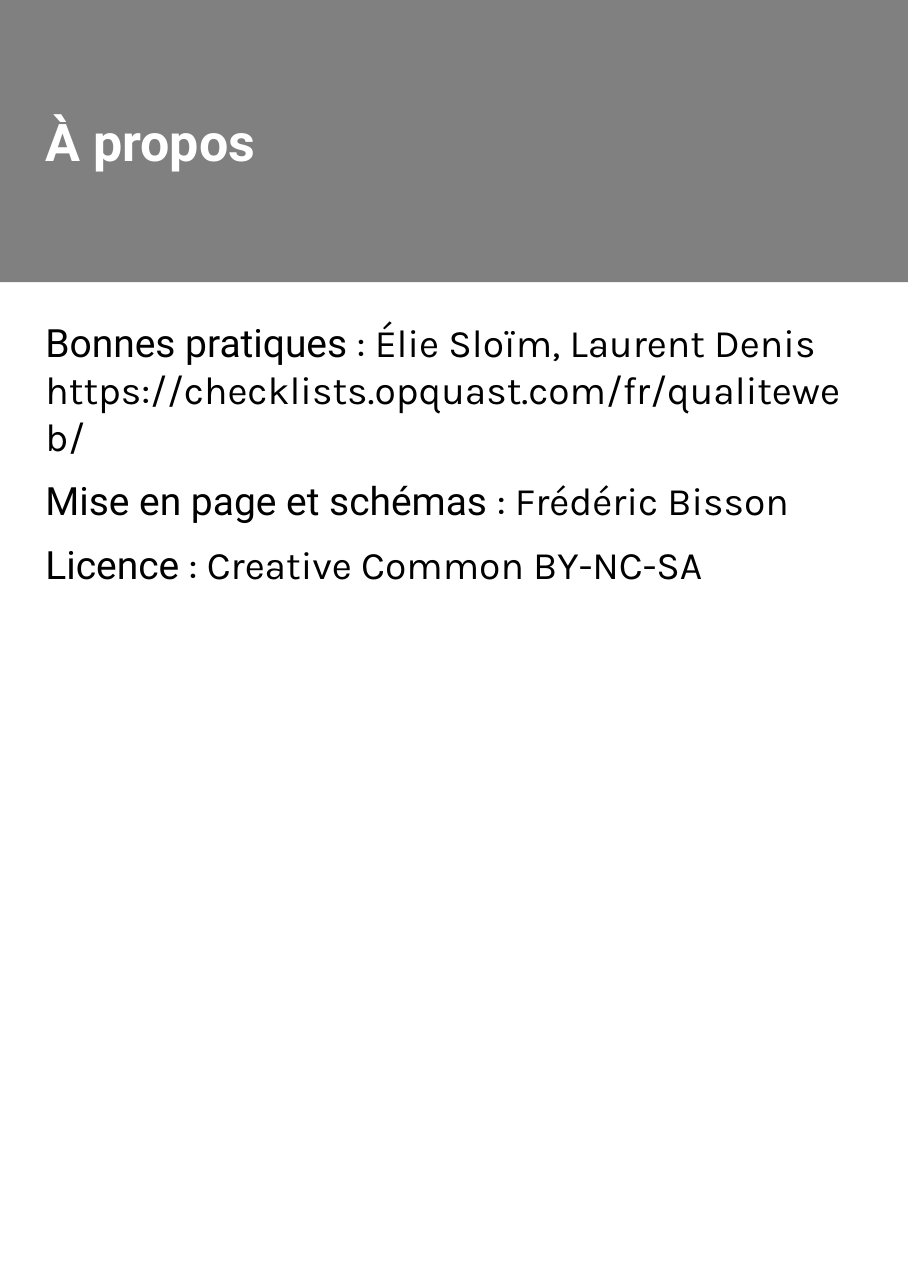
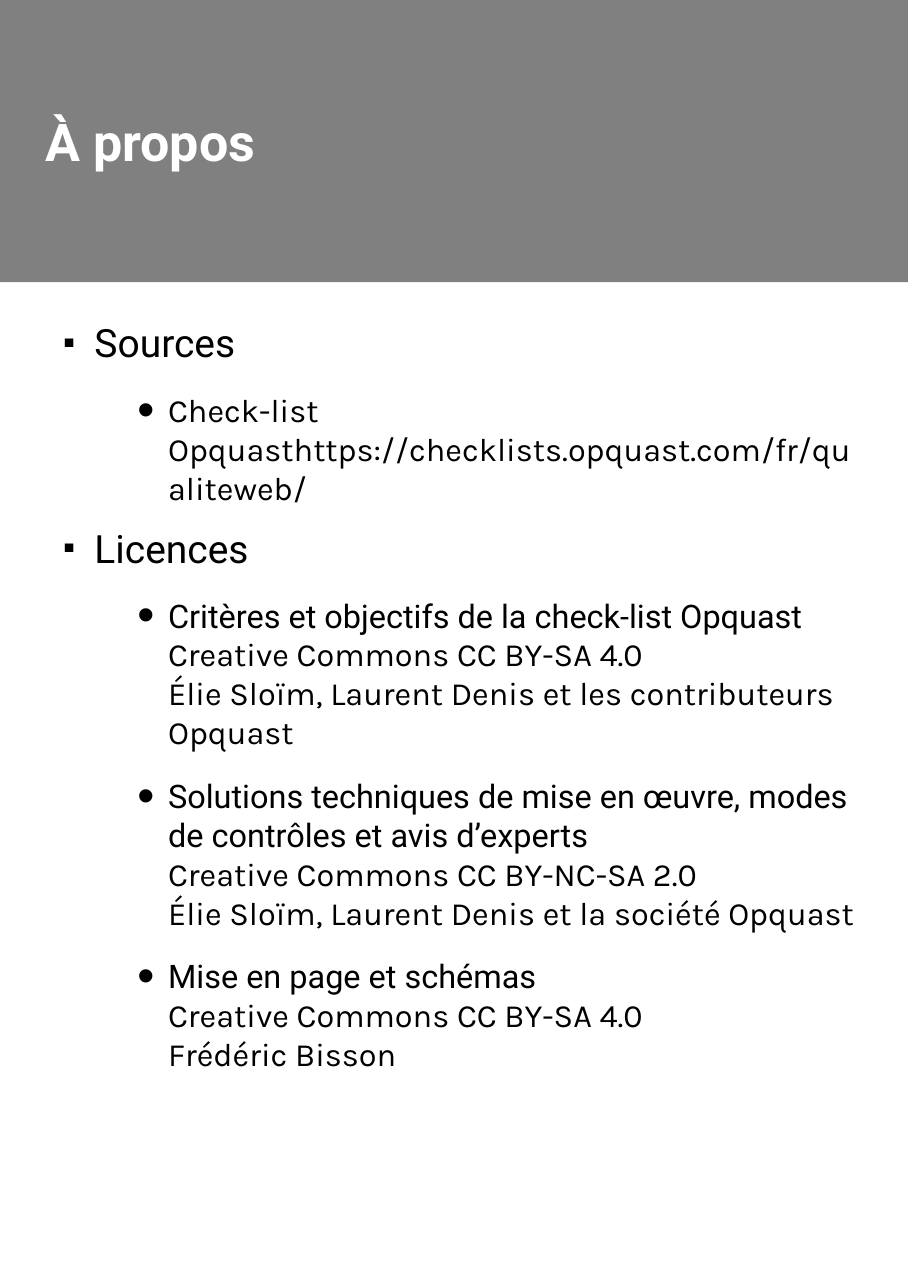
Before and after one commit to Zigazou/bonnes-pratiques-illustrees, a slide deck: slide 2 of bonnes-pratiques.odp. Drawn at 908x1288 pixels with LibreOffice and Linux fonts; fonts in the diff are those of the drawing. Boxes give left, top, right and bottom in pixels: in the first picture for what was removed or moved away, otherwise in the second. Text is boxed around its words. In the diff, an @@ line names an element or a change of style, - is before the commit and + after.

Commit message:
Mise à jour des licences

```diff
--- a/bonnes-pratiques.odp
+++ b/bonnes-pratiques.odp
@@ text at bbox=[94, 329, 854, 1067]: text changed; size 18 to 15 pt @@
-Bonnes pratiques : Élie Sloïm, Laurent Denis
-https://checklists.opquast.com/fr/qualiteweb/
-Mise en page et schémas : Frédéric Bisson
-Licence : Creative Common BY-NC-SA
+■ Sources
+  • Check-list Opquasthttps://checklists.opquast.com/fr/qualiteweb/
+■ Licences
+  • Critères et objectifs de la check-list Opquast
+    Creative Commons CC BY-SA 4.0
+    Élie Sloïm, Laurent Denis et les contributeurs Opquast
+  • Solutions techniques de mise en œuvre, modes de contrôles et avis d’experts
+    Creative Commons CC BY-NC-SA 2.0
+    Élie Sloïm, Laurent Denis et la société Opquast
+  • Mise en page et schémas
+    Creative Commons CC BY-SA 4.0
+    Frédéric Bisson
```
Also in this commit, not shown: 1 other file.
